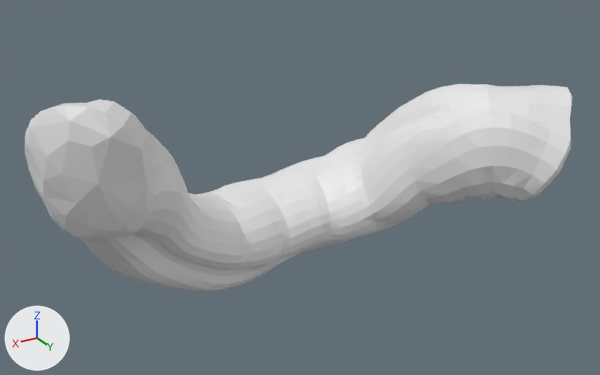
The glTF model raw-data/corridor-cache/2f0bc1c1-551b-46d8-bd70-c77ac180ab7c.glb: old version first, new version second.
One viewpoint serves both versions: a 50 mm lens placed at (0.148, 0.265, 0.352), pointed at (-0.003, 0.013, 0.226). The axes (+X, +Y, +Z) are drawn at lower left. The lights are the same throughout.

Before the edit, the objects in view are built like this:
```python
me_corridor = bpy.data.meshes.new('corridor')
me_corridor.from_pydata(...)  # 2658 vertices, 5308 faces; spans x -0.102..0.099, y -0.047..0.07, z 0.176..0.282
ob_corridor = bpy.data.objects.new('corridor', me_corridor)
ob_corridor.location = (0.0, 0.0, 0.0)
```
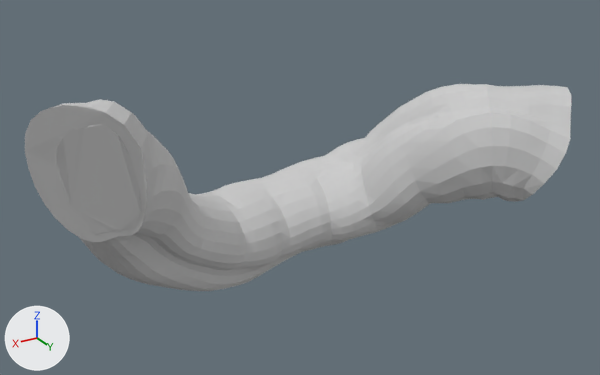
What differs and where, as boxes (x1, y1, x2, y2) in the pictures (600 x 375 px):
'corridor', reshaped
    before: (25, 84, 573, 291)
    after: (25, 84, 571, 291)
part 1 of me_corridor, deleted
    before: (25, 105, 147, 243)
part 2 of me_corridor, deleted
    before: (525, 87, 573, 200)
part 3 of me_corridor, recoloured (white to grey)
    both: (54, 84, 571, 291)

The change, as a diff of the scene's bpy script:
```diff
--- a/raw-data/corridor-cache/2f0bc1c1-551b-46d8-bd70-c77ac180ab7c.glb.py
+++ b/raw-data/corridor-cache/2f0bc1c1-551b-46d8-bd70-c77ac180ab7c.glb.py
@@ mat_material @@
+mat_material = principled_material('material')
+mat_material.base_color = (0.6, 0.6, 0.6)  # light grey #cbcbcb
+mat_material.roughness = 1.0
@@ me_corridor @@
 # used by ob_corridor; location = (0.0, 0.0, 0.0)
-me_corridor.from_pydata(...)  # 2658 vertices, 5308 faces; spans x -0.102..0.099, y -0.047..0.07, z 0.176..0.282
+me_corridor.from_pydata(...)  # 2557 vertices, 5106 faces; spans x -0.102..0.099, y -0.047..0.07, z 0.176..0.282
+# me_corridor part 1: 57 vertices removed from x 0.074..0.099, y 0.026..0.051, z 0.234..0.278
+# me_corridor part 2: 44 vertices removed from x -0.102..-0.077, y 0.041..0.067, z 0.22..0.258
+# me_corridor part 3: 4994 faces spanning x -0.102..0.099, y -0.047..0.07, z 0.176..0.282 switch from no material to mat_material (light grey #cbcbcb)
```
